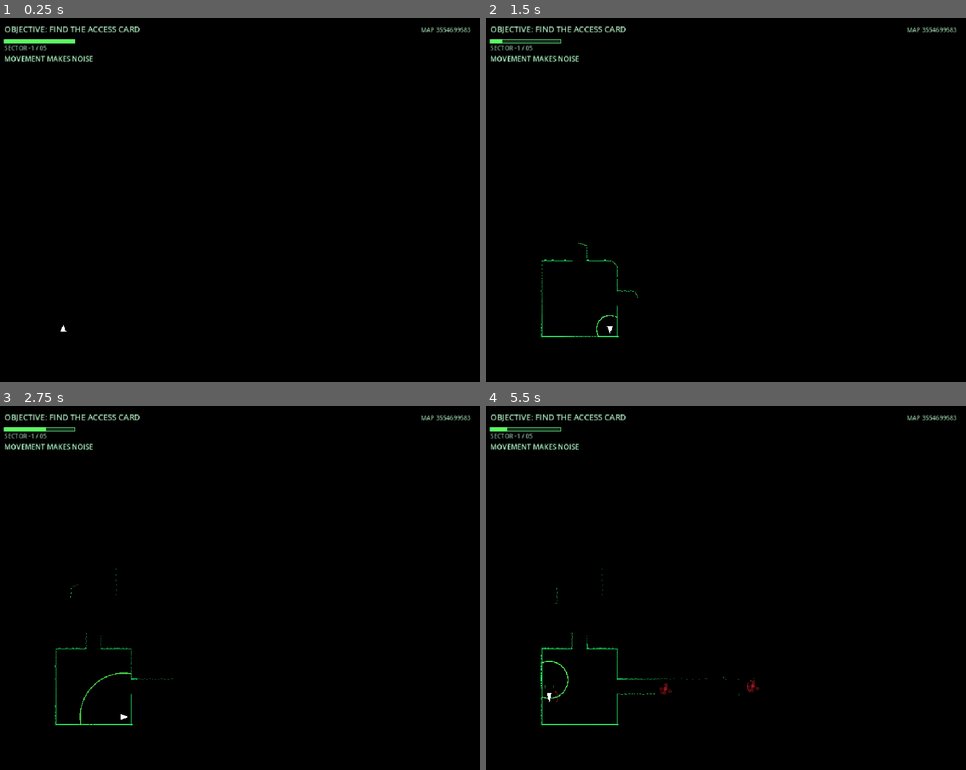
Above: before the commit, frames 1-4 (two rows, left to right).
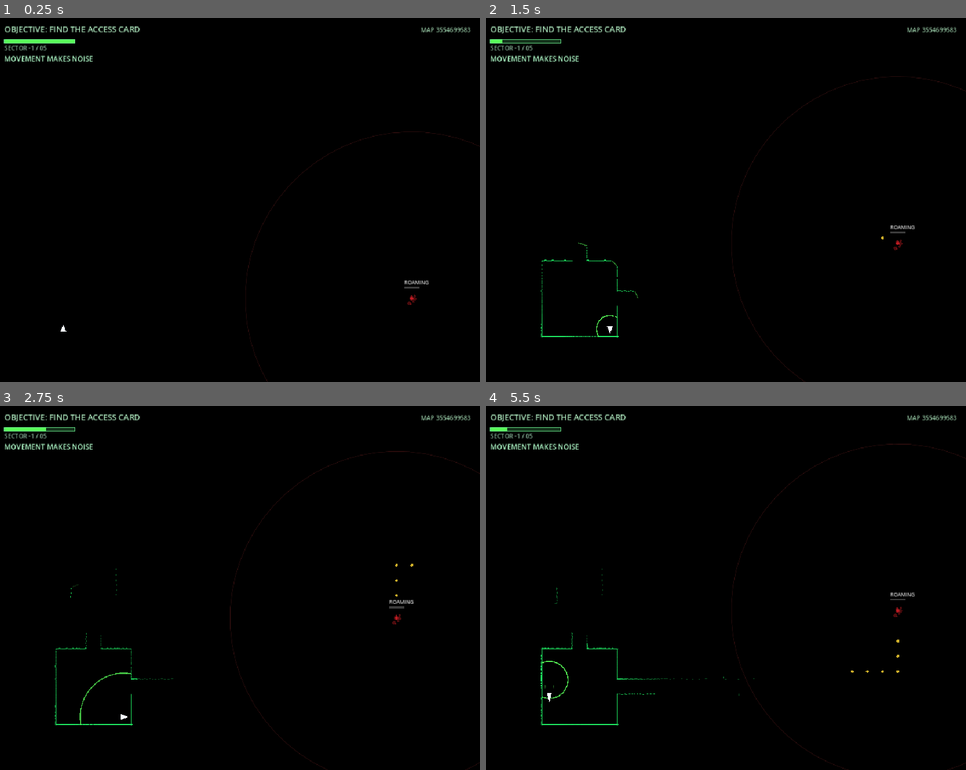
Above: after the commit, the same moments.

Repository: UnderstoodUseYourUsernameHere/Sonar
Game: Godot game, scene res://scenes/main.tscn
The game is run twice, just before and just after one commit, with the same random seed, the same clock (stepped at 60 frames per second) and the same inputs.
Inputs (mouse positions are in pixels of both pictures, inside the frame that each line leads up to):
- Up to frame 1 (0.25 s): no input
- Up to frame 2 (1.5 s): tap Enter at 0.5 s; move the mouse to (831, 181) at 0.52 s; hold Right (move_right) 0.53-1.28 s; tap Space (ping) at 0.6, 1.35 s; click (831, 181) at 0.67 s; move the mouse to (625, 218) at 1.27 s; hold S (move_down) from 1.28 s (still down)
- Up to frame 3 (2.75 s): move the mouse to (288, 507) at 2.02 s; release S (move_down) at 2.03 s; hold Right (move_right) from 2.03 s (still down); tap Alt at 2.1 s; tap Space (ping) at 2.3 s
- Up to frame 4 (5.5 s): move the mouse to (697, 660) at 2.77 s; release Right (move_right) at 2.78 s; hold W (move_up) 2.78-3.53 s; tap Shift at 2.85 s; click (697, 660) at 2.92 s; tap Space (ping) at 3.05, 3.6, 4.35, 5.3 s; move the mouse to (870, 642) at 3.52 s; hold Left (move_left) 3.53-5.03 s; move the mouse to (577, 533) at 4.27 s; move the mouse to (750, 588) at 5.02 s; hold S (move_down) from 5.03 s (still down); tap Alt at 5.1 s; click (750, 588) at 5.17 s

The runs differ from the first frame. In frame 1, 0.2% of the frame differs, in the area x 51-100%, y 31-100%; in frame 2, 0.2%; in frame 3, 0.3%; in frame 4, 0.4%, in the area x 14-100%, y 10-100%.

Commit message:
feat: added synthesized audio, didnt like and will use kenney instead soon

Diff:
--- a/scripts/main.gd
+++ b/scripts/main.gd
@@ -2,6 +2,9 @@
 
 const TILE_SIZE: int = 30
 const MOVE_TIME_PER_TILE: float = 0.16
+const AUDIO_SAMPLE_RATE: int = 22050
+const PING_SOUND_DURATION: float = 0.42
+const FOOTSTEP_SOUND_DURATION: float = 0.07
 
 const MOVE_ACTIONS: Dictionary = {
 	"move_up": Vector2i(0, -1),
@@ -90,7 +93,7 @@
 const MONSTER_ROAM_ATTEMPTS: int = 40
 
 const MONSTER_GUARD_CHANCE: float = 0.40
-const MONSTER_GUARD_CHANCE_PER_SECTOR: float = 0.40
+const MONSTER_GUARD_CHANCE_PER_SECTOR: float = 0.03
 const MONSTER_GUARD_CHANCE_MAX: float = 0.56
 const MONSTER_GUARD_RADIUS: int = 5
 
@@ -123,7 +126,7 @@
 const EXIT_DIM_ALPHA: float = 0.30
 const EXIT_FLASH_DURATION: float = 1.0
 
-const DEBUG_SHOW_MONSTER: bool = false
+const DEBUG_SHOW_MONSTER: bool = true
 
 const TEST_MAP_ROWS: Array[String] = [
 	"################################",
@@ -245,6 +248,8 @@
 var walkable_cells: Array[Vector2i] = []
 var scan_points: Array[ScanPoint] = []
 var scan_rng: RandomNumberGenerator = RandomNumberGenerator.new()
+var ping_audio_player: AudioStreamPlayer
+var footstep_audio_player: AudioStreamPlayer
 
 var last_ping_time: float = -1000.0
 
@@ -336,6 +341,7 @@
 		return
 
 	map_is_valid = true
+	_setup_basic_audio()
 	monster_rng.randomize()
 	scan_rng.randomize()
 
@@ -351,6 +357,99 @@
 	monster_path.clear()
 	monster_roam_wait_remaining = 0.5
 	queue_redraw()
+
+func _create_audio_player(
+	player_name: String,
+	audio_stream: AudioStream,
+	volume_db: float,
+	polyphony: int
+) -> AudioStreamPlayer:
+	var audio_player: AudioStreamPlayer = AudioStreamPlayer.new()
+	audio_player.name = player_name
+	audio_player.stream = audio_stream
+	audio_player.volume_db = volume_db
+	audio_player.max_polyphony = polyphony
+	add_child(audio_player)
+	return audio_player
+
+func _make_pcm_wav(samples: PackedFloat32Array) -> AudioStreamWAV:
+	var pcm_data: PackedByteArray = PackedByteArray()
+	pcm_data.resize(samples.size() * 2)
+
+	for index in range(samples.size()):
+		var bounded_sample: float = clampf(samples[index], -1, 1.0)
+		var sample_value: int = roundi(bounded_sample * 32767.0)
+		pcm_data.encode_s16(index * 2, sample_value)
+
+	var audio_stream: AudioStreamWAV = AudioStreamWAV.new()
+	audio_stream.format = AudioStreamWAV.FORMAT_16_BITS
+	audio_stream.mix_rate = AUDIO_SAMPLE_RATE
+	audio_stream.stereo = false
+	audio_stream.data = pcm_data
+	return audio_stream
+
+func _make_sweep_audio(
+	start_frequency: float,
+	end_frequency: float,
+	duration: float,
+	amplitude: float
+) -> AudioStreamWAV:
+	var frame_count: int = int(AUDIO_SAMPLE_RATE * duration)
+	var samples: PackedFloat32Array = PackedFloat32Array()
+	samples.resize(frame_count)
+
+	for index in range(frame_count):
+		var time: float = float(index) / AUDIO_SAMPLE_RATE
+		var progress: float = float(index) / float(frame_count - 1)
+
+		var phase_cycles: float = (
+			start_frequency * time + (end_frequency - start_frequency)
+			* time * time / (2.0 * duration)
+		)
+
+		var attack: float = clampf(time / 0.01, 0.0, 1.0)
+		var envelope: float = attack * pow(1.0 - progress, 1.8)
+		var tone: float = (
+			sin(TAU * phase_cycles) + 0.18 * sin(TAU * phase_cycles * 2.0)
+		)
+		samples[index] = tone * envelope * amplitude
+
+	return _make_pcm_wav(samples)
+
+func _make_footstep_audio() -> AudioStreamWAV:
+	var frame_count: int = int(AUDIO_SAMPLE_RATE * FOOTSTEP_SOUND_DURATION)
+	var samples: PackedFloat32Array = PackedFloat32Array()
+	samples.resize(frame_count)
+
+	var audio_rng: RandomNumberGenerator =RandomNumberGenerator.new()
+	audio_rng.seed = 24173
+
+	for index in range(frame_count):
+		var time: float = float(index) / AUDIO_SAMPLE_RATE
+		var attack: float = clampf(time / 0.002, 0.0, 1.0)
+		var envelope: float = attack * exp(-55.0 * time)
+
+		var low_thump: float = sin(TAU * 72.0 * time) * 0.65
+		var surface_noise: float = audio_rng.randf_range(-1.0, 1.0) * 0.30
+
+		samples[index] = (
+			low_thump + surface_noise * envelope * 0.30
+		)
+	return _make_pcm_wav(samples)
+
+func _setup_basic_audio() -> void:
+	ping_audio_player = _create_audio_player(
+		"PingAudio",
+		_make_sweep_audio(820.0, 250.0, PING_SOUND_DURATION, 0.28),
+		-10.0,
+		1
+	)
+	footstep_audio_player = _create_audio_player(
+		"FootstepAudio",
+		_make_footstep_audio(),
+		-23.0,
+		3
+	)
 
 func _check_player_caught(delta: float) -> void:
 	if game_over:
@@ -1068,6 +1167,8 @@
 			_make_noise(player_cell, FOOTSTEP_NOISE_RANGE_TILES, AWARENESS_PER_FOOTSTEP)
 			_add_footstep_mark()
 
+			footstep_audio_player.play()
+
 	if not is_moving:
 		var next_direction: Vector2i = _choose_move_direction()
 		buffered_direction = Vector2i.ZERO
@@ -1316,6 +1417,7 @@
 
 	_make_noise(origin_cell, PING_NOISE_RANGE_TILES, AWARENESS_PER_PING)
 	last_ping_time = game_time
+	ping_audio_player.play()
 
 func _make_noise(cell: Vector2i, range_tiles: float, loudness: float) -> void:
 	if is_equal_approx(last_noise_time, game_time) and loudness < last_noise_loudness:
Not shown, added: assets/audio/footsteps/footstep05.ogg.import
Not shown, added: assets/audio/ping/forceField_001.ogg.import
Not shown, added: assets/audio/ping/forceField_002.ogg.import
Not shown, added: assets/audio/ping/forceField_003.ogg.import
Not shown, added: assets/audio/ping/forceField_004.ogg.import
Not shown, added: assets/licenses/License.txt
Not shown, added: assets/audio/footsteps/footstep05.ogg
Not shown, added: assets/audio/ping/forceField_001.ogg
Not shown, added: assets/audio/ping/forceField_002.ogg
Not shown, added: assets/audio/ping/forceField_003.ogg
Not shown, added: assets/audio/ping/forceField_004.ogg
